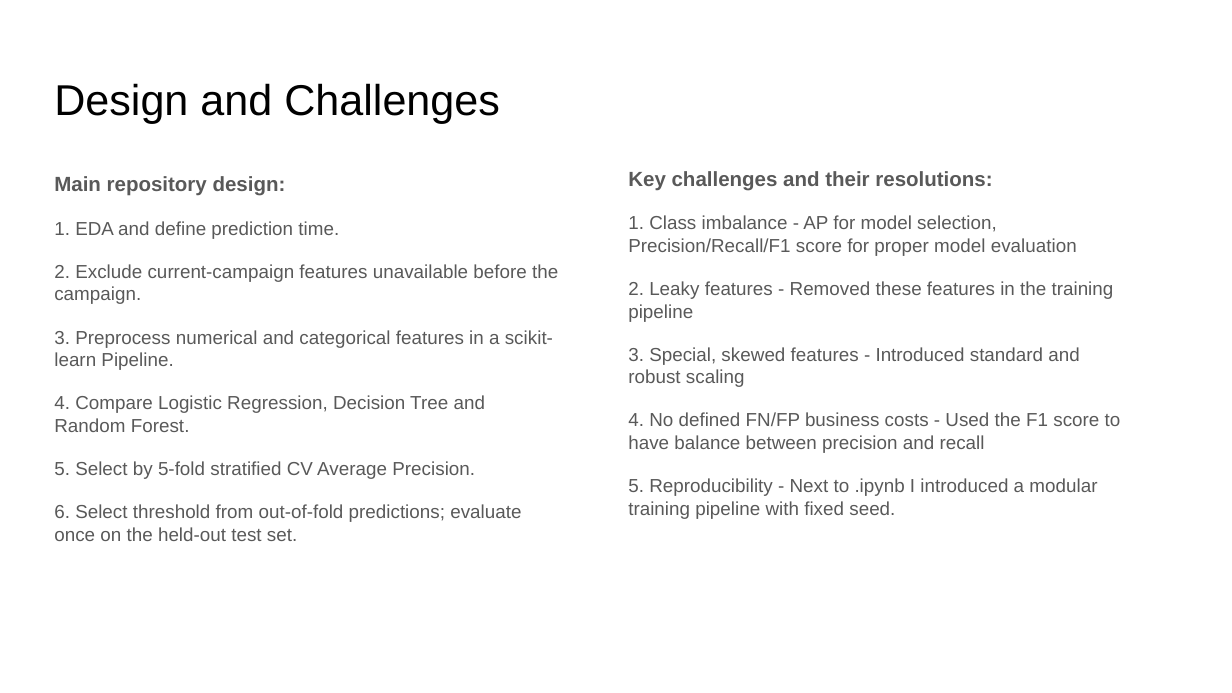
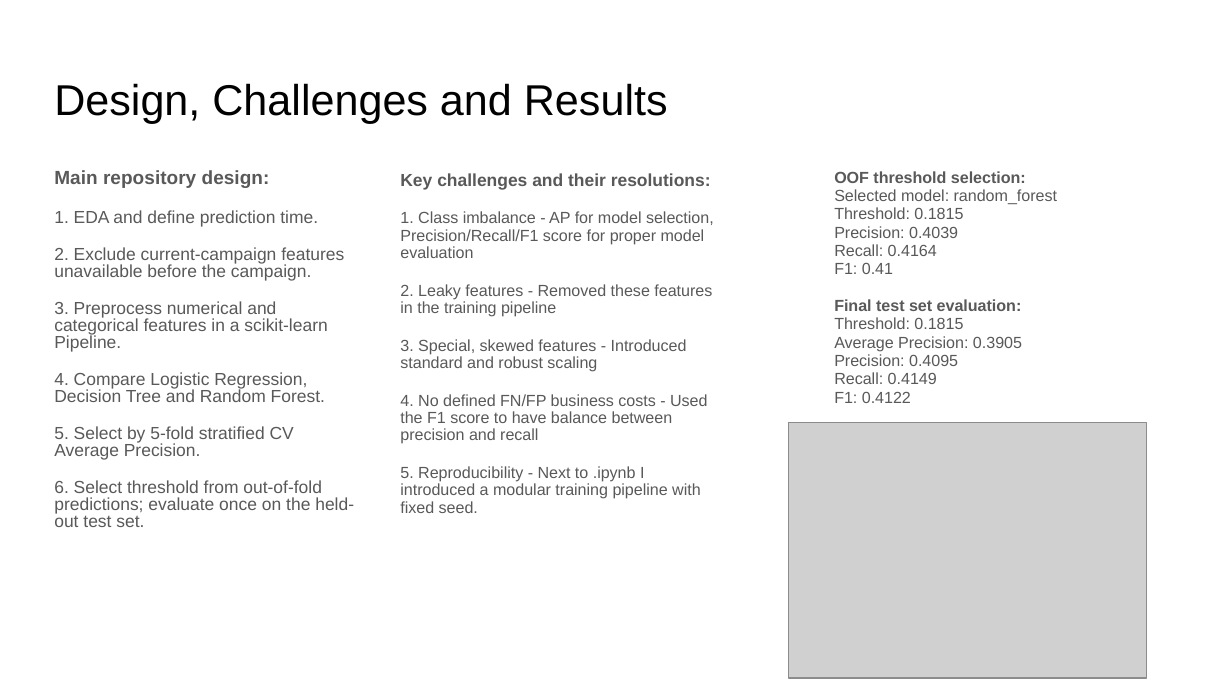
Before and after one commit to skillsharer/nba-practice, a slide deck: slide 2 of nba_bank_marketing.pptx. Drawn at 1232x693 pixels with LibreOffice and Linux fonts; fonts in the diff are those of the drawing; grey boxes stand for pictures. Boxes give left, top, right and bottom in pixels: in the first picture for what was removed or moved away, otherwise in the second. Text is boxed around its words. In the diff, an @@ line names an element or a change of style, - is before the commit and + after.

```diff
--- a/nba_bank_marketing.pptx
+++ b/nba_bank_marketing.pptx
@@ title at (54,83,668,123): text changed @@
-Design and Challenges
+Design, Challenges and Results
@@ text "Main repository design:" at (54,170,354,527): size 12 to 11.1 pt in "Main repository design:"; size 11 to 10.2 pt; line spacing 1.15 to 0.95; line spacing 1 to 0.8 @@
@@ text "Key challenges and their resolutions:": place and size @@
-text "Key challenges and their resolutions:" at (628,171,1121,519)
+text "Key challenges and their resolutions:" at (400,173,714,513)
@@ text "Key challenges and their resolutions:" at (400,173,714,513): size 12 to 10.2 pt in "Key challenges and their resolutions:"; size 11 to 9.3 pt; line spacing 1.15 to 1.05; line spacing 1 to 0.9 @@
@@ text added at (834,171,1057,403), 9.4 pt, text #595959 @@
+OOF threshold selection:
+Selected model: random_forest
+Threshold: 0.1815
+Precision: 0.4039
+Recall: 0.4164
+F1: 0.41
+Final test set evaluation:
+Threshold: 0.1815
+Average Precision: 0.3905
+Precision: 0.4095
+Recall: 0.4149
+F1: 0.4122
@@ picture added at (788,423,1146,678) @@
```
Also in this commit, not shown: 1 slide removed, 1 other file.
